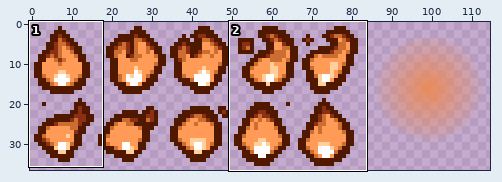
Edited in one commit: sprite sheet (resources/gfx/familiar/familiar_vesta.png). Above, an overview of the earlier version with the close-up marked.
Close-up. The starting point:
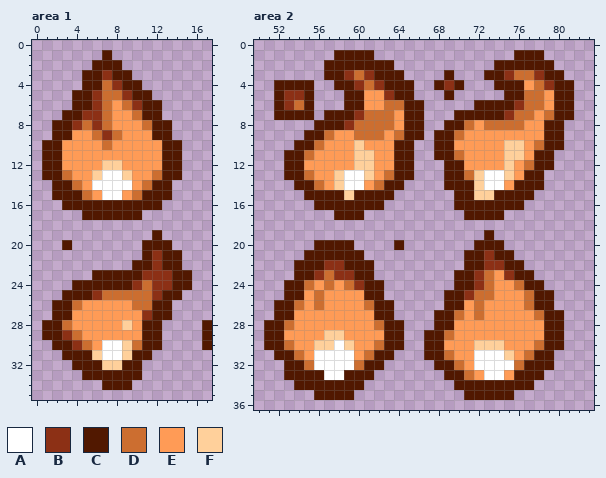
The file is 115x37 pixels. Pixels under 10% opacity are left out. Colours within 5 levels of each other are drawn and written as one. Shown: area 1: x 0..17, y 0..35; area 2: x 50..83, y 0..36. The commit also changed other parts of the picture, which this record leaves out.
Palette (. is transparent): A #ffffff  B #8c3015  C #511800  D #cc6e30  E #ff9b56  F #ffd09b
Pixels before, area 1, first column x 1:
 1 ......C..........
 2 .....CCC.........
 3 ....CCBCC........
 4 ....CCDBCC.......
 5 ...CCBDDBCC......
 6 ...CCBDEDBCC.....
 7 ..CCBBDEEDCC.....
 8 .CCBDBDEEEDCC....
 9 .CCEEDBDEEECC....
10 CCEEEEDEEEEECC...
11 CCEEEEEEEEEECC...
12 CCEEEEFFEEEECC...
13 CCDEEFAAFEEDCC...
14 .CCDEAAAAEDCC....
15 .CCCDEAAEDCCC....
16 ..CCCCCCCCCC.....
17 ....CCCCCC.......
18 .................
19 ...........C.....
20 ..C.......CCC....
21 ..........CBCC...
22 .........CCBCC...
23 .....CCCCCBBBCC..
24 ...CCCCCCBDBBCC..
25 ..CCCBDDDDDBCC...
26 .CCDEEEEEDDCC....
27 .CCEEEEEEEBCC....
28 CCDEEEEEFECC....C
29 CCBDEEEEEECC....C
30 .CCBDEAAFDCC....C
31 ..CCCFAAFCC......
32 ...CCCFFCC.......
33 ....CCCCCC.......
34 ......CCC........
Pixels before, area 2, first column x 51:
 1 .......CCCC..............CCC...
 2 ......CCCCCCC..........CCCCCC..
 3 ......CCBDBCCC....C...CCBDDBCC.
 4 .CCCC..CCBDBCCC..CBC...CCCEDBCC
 5 .CBBC...CCEEBCC...C.....CCDDECC
 6 .CBDC...CCEEDDCC.....CCCCBDDECC
 7 .CCCC.CCCBDDDECC...CCCCCBDDEDCC
 8 .....CCCBDDDDECC..CCDEDDDDEECC.
 9 ....CCDEEDDDEDCC.CCDEEEEEEEECC.
10 ...CCDEEEFEEECC..CCEEEEEFFEDCC.
11 ..CCDEEEEFFEECC..CCDEEEEFFECC..
12 ..CCEEEEEFFEECC...CCEEEEFEDCC..
13 ..CCDEEFAAFEDCC...CCDFAAFECC...
14 ...CCDEFAAEDCC....CCCFAAECCC...
15 ....CCCCFCCCC......CCFFCCCC....
16 .....CCCCCCC.......CCCCCCC.....
17 .......CCC..........CCCC.......
18 ...............................
19 ......................C........
20 .....CCCC....C.......CCC.......
21 ....CCCCCC..........CCBCC......
22 ...CCCBBCCC.........CCBBCC.....
23 ...CCBDBBCC........CCBDEBCC....
24 ..CCDEDEDBCC.......CCBDEEDCC...
25 ..CCEDEEEECC......CCBDDEEEDCC..
26 .CCDEDEEEEDCC.....CCEDEEEEDCC..
27 .CCEEEEEEEECC....CCDEDEEEEEDCC.
28 CCDEEEEEEEEDCC...CCEEEEEEEEECC.
29 CCEEEEFFEEEECC..CCDEEEEEEEEECC.
30 CCDEEFFAFEEDCC..CCEEEFFFEEEDCC.
31 .CCDEAAAAEDCC...CCDEEAAAFEDCC..
32 ..CCDAAAADCC.....CCDEAAAADCCC..
33 ..CCCCAACCC.......CCDEAAECCC...
34 ...CCCCCCC.........CCCCCCCC....
35 .....CCCC...........CCCCC......
Once edited:
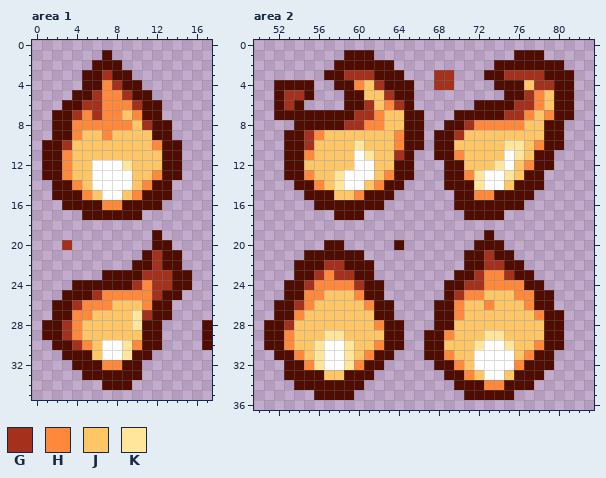
Colours new in this view: G #a5301c  H #ff883a  J #ffc666  K #ffe69b
What changed:
colour C: #511800 -> #510c00
Changed rows in their new state; - is a pixel that keeps its letter.
Area 1:
first column x 2:
 3 -----G-----
 4 -----HG----
 5 ----GHHG---
 6 -C-GGHHHG--
 7 C-GHGHHJH--
 8 --HHHHHHJG-
 9 --HJJHJJJJ-
10 -GJJJJJJJJH
11 -HJJJJJJJJJ
12 -HJJAAAKJJJ
13 -HJJA--AJJH
14 --HJ----JH-
15 ---HJ--JH--
16 -----HH----
first column x 3:
20 G-------.--
21 ---------G-
22 ---------G-
23 ---.----GGG
24 -------GHGG
25 ---GHHHHHG-
26 -GHHHJJJH--
27 -HHJJJJKG--
28 GHJJJJJK---
29 GHJJJJJJ---
30 -GHJ--KH---
31 ---J--K----
32 ----HH-----
Area 2:
first column x 53:
 1 -----.-----------------------
 2 ----.----------------------C-
 3 ------GGG------GG-----GGGG--C
 4 -------HJG-----GG.------JGG--
 5 GG------JJG-----.-------GHJ--
 6 GC.-----GJHG-.---------GGHJ--
 7 ---C---GGHJJ----------GGHJH--
 8 -CC---GGHHJJ------GHHHHHJJ---
 9 CCGHJJJJJJJH-----GJJJJJJJJ---
10 C-GJJJJKJJJH-C---JJJJJKKJH---
11 --HJJJJAKJJG-----HJJJJAKJ----
12 --JJJJJAAJJ-------JJJKAJH----
13 --HJJK--AJH-------HK--KJ-----
14 ---HJK--JH---------K--J------
15 -----JJH-----------HH--------
first column x 53:
20 ---.--.-------------------
21 --------------------G-----
22 ----GG--------------GG----
23 ---GHGG------------GHHG---
24 --GHHHHG--------C-GGHHHH--
25 --HHJJJH---------GHHJJJHH-
26 -GHJJJJJH------C-HJJHJJJH-
27 -HJJJJJJJ--------HJJJJJJJH
28 GJJJJJJJJH-------JJJJJJJJJ
29 HJJJKKJJJJ------HJJJKKJJJJ
30 HJJKA-KJJH------JJJKAAKJJH
31 -HJK--KJH-------HJJ---AJH-
32 --HK--KH---------HJ----H--
33 ----JJ------------HJ--J---
34 --------------------HH----
Where, in picture pixels (left, top, right, bottom), the same in both close-ups:
changed: (42, 50, 212, 390)
changed: (264, 50, 574, 400)
